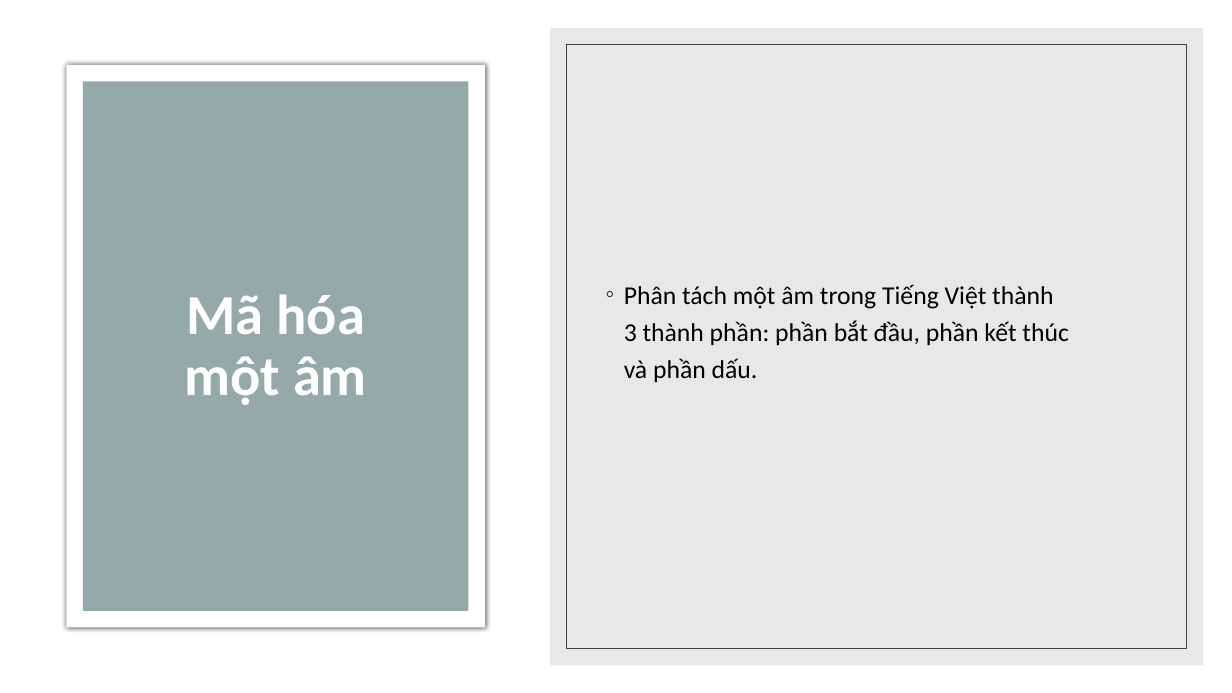
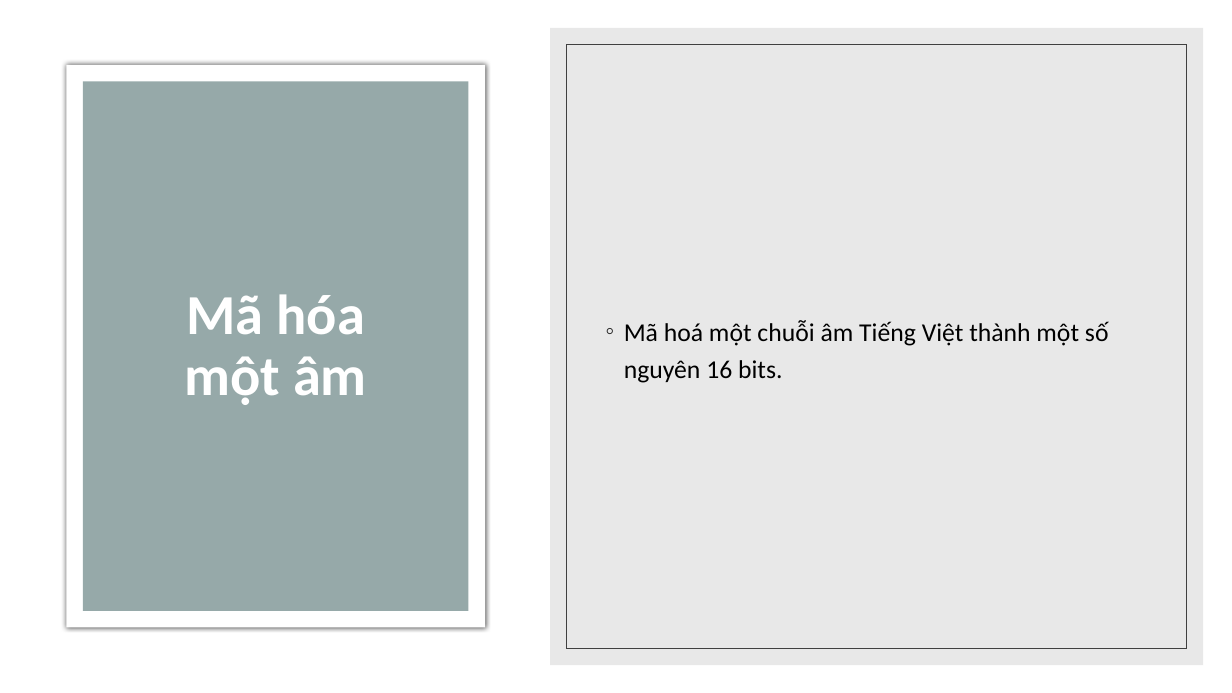
Before and after one commit to pk9r327/GameNoiTu, a slide deck: slide 21 of Báo cáo dự án - CTDL và GT.pptx. Drawn at 1232x693 pixels with LibreOffice and Linux fonts; fonts in the diff are those of the drawing. Boxes give left, top, right and bottom in pixels: in the first picture for what was removed or moved away, otherwise in the second. Text is boxed around its words. In the diff, an @@ line names an element or a change of style, - is before the commit and + after.

```diff
--- a/Báo cáo dự án - CTDL và GT.pptx
+++ b/Báo cáo dự án - CTDL và GT.pptx
@@ text at box(624, 320, 1109, 383): text changed @@
-◦ Phân tách một âm trong Tiếng Việt thành
-  3 thành phần: phần bắt đầu, phần kết thúc
-  và phần dấu.
+◦ Mã hoá một chuỗi âm Tiếng Việt thành một số nguyên 16 bits.
```
Also in this commit, not shown: 2 other slides changed.
